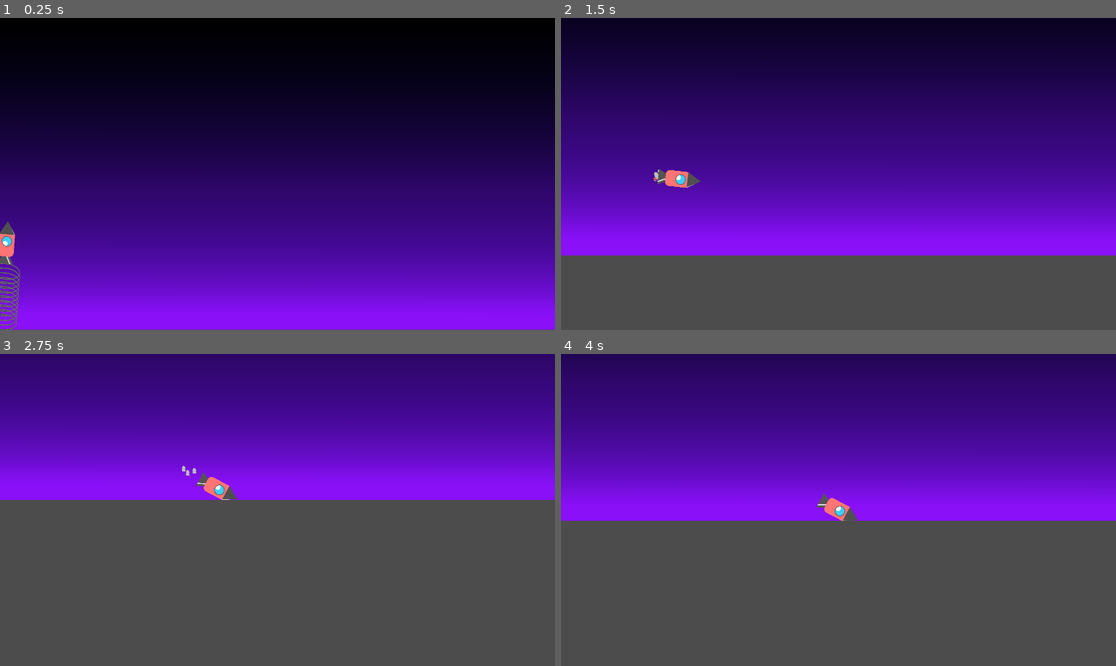
Above: before the commit, frames 1-4 (two rows, left to right).
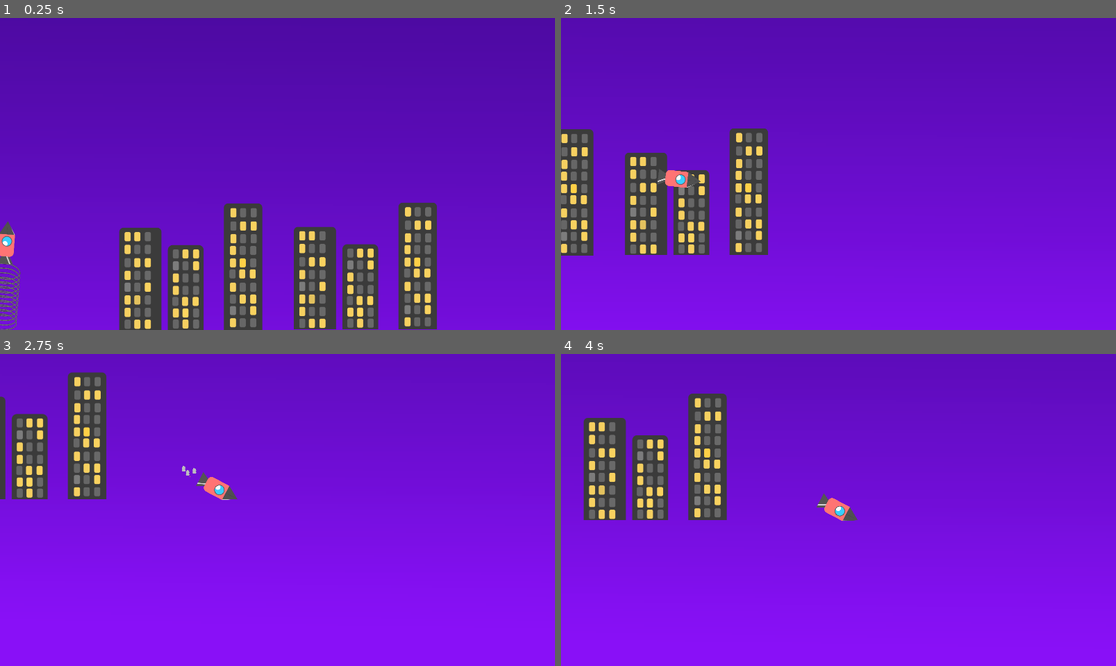
Above: after the commit, the same moments.

Repository: Garageman2/LaunchGame
Game: Godot game, scene res://Main.tscn
Same seed, same stepped clock (60 frames per second), same inputs: the game is played once before the commit and once after it.
Inputs (mouse positions are in pixels of both pictures, inside the frame that each line leads up to):
- Up to frame 1 (0.25 s): no input
- Up to frame 2 (1.5 s): tap Enter at 0.5 s; move the mouse to (960, 158) at 0.52 s; hold Space (Launch) 0.53-1.28 s; move the mouse to (727, 189) at 1.27 s; tap Space (Launch) at 1.35 s
- Up to frame 3 (2.75 s): move the mouse to (333, 441) at 2.02 s; hold Space (Launch) from 2.03 s (still down)
- Up to frame 4 (4 s): move the mouse to (810, 572) at 2.77 s; release Space (Launch) at 2.78 s; tap Space (Launch) at 2.85 s; move the mouse to (1005, 556) at 3.52 s; hold Space (Launch) from 3.53 s (still down)

The runs differ from the first frame. In frame 1, 93% of the frame differs, in the area x 0-100%, y 0-100%; in frame 2, 91%; in frame 3, 90%; in frame 4, 91%.

Commit message:
Building Assets

Diff:
--- a/Launch/Main.tscn
+++ b/Launch/Main.tscn
@@ -1,11 +1,28 @@
-[gd_scene load_steps=4 format=2]
+[gd_scene load_steps=5 format=2]
 
 [ext_resource path="res://Scenes/Launcher.tscn" type="PackedScene" id=1]
 [ext_resource path="res://Scripts/Manager.gd" type="Script" id=2]
 [ext_resource path="res://Assets/Background.png" type="Texture" id=3]
+[ext_resource path="res://Assets/Building.png" type="Texture" id=4]
 
 [node name="Root" type="Node2D"]
 z_index = -1
+
+[node name="Background" type="Sprite" parent="."]
+position = Vector2( 1753, -2202 )
+scale = Vector2( 8.36266, 7.63504 )
+z_index = -2
+texture = ExtResource( 3 )
+
+[node name="Building" type="Sprite" parent="."]
+position = Vector2( 915, 897 )
+texture = ExtResource( 4 )
+offset = Vector2( -256, -71 )
+
+[node name="Building2" type="Sprite" parent="."]
+position = Vector2( 1519, 894 )
+texture = ExtResource( 4 )
+offset = Vector2( -256, -71 )
 
 [node name="Manager" type="Node2D" parent="."]
 script = ExtResource( 2 )
@@ -15,9 +32,3 @@
 [node name="Camera2D" type="Camera2D" parent="Manager"]
 position = Vector2( 959, 542 )
 current = true
-
-[node name="Background" type="Sprite" parent="."]
-position = Vector2( 958, 540 )
-scale = Vector2( 13.5039, 1.00229 )
-z_index = -2
-texture = ExtResource( 3 )
Binary file added: Launch/Assets/Building.png
Not shown, added: Launch/Assets/Building.png.import
Not shown, added: Launch/Assets/Buildings.afdesign
